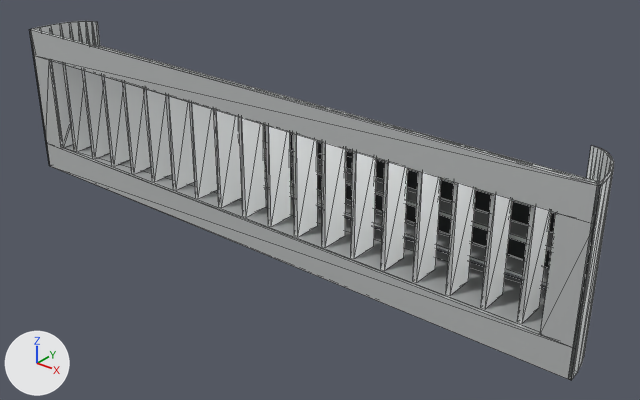
One commit to the glTF model STAIANO-3D/public/models/ecoclima/ebcv/ecoclima-ebcv-400x100.glb: the scene before it, then after it.
Before and after are seen from a 50 mm lens placed at (0.319, -0.336, 0.207), pointed at (0.026, 0.029, -0.02). Every picture has the same lights, and +X, +Y and +Z are marked at lower left. The picture after the commit comes second. Mesh edges are drawn as thin lines.

The scene before the commit, as lines of its bpy script (objects in view):
```python
ob_profile_aletta_verticale_049 = bpy.data.objects.new('Profile_aletta_verticale.049', me_profile_aletta_verticale_049)
ob_profile_aletta_verticale_049.location = (0.0, 0.0, 0.0)
ob_profile_aletta_verticale_055 = bpy.data.objects.new('Profile_aletta_verticale.055', me_profile_aletta_verticale_055)
ob_profile_aletta_verticale_055.location = (0.0, 0.0, 0.0)
ob_profile_aletta_verticale_058 = bpy.data.objects.new('Profile_aletta_verticale.058', me_profile_aletta_verticale_058)
ob_profile_aletta_verticale_058.location = (0.0, 0.0, 0.0)
ob_profile_aletta_verticale_060 = bpy.data.objects.new('Profile_aletta_verticale.060', me_profile_aletta_verticale_060)
ob_profile_aletta_verticale_060.location = (0.0, 0.0, 0.0)
ob_profile_cornice_008 = bpy.data.objects.new('Profile_cornice.008', me_profile_cornice_008)
ob_profile_cornice_008.location = (0.0, 0.0, 0.0)
ob_profile_cornice_009 = bpy.data.objects.new('Profile_cornice.009', me_profile_cornice_009)
ob_profile_cornice_009.location = (0.0, 0.0, 0.0)
ob_profile_cornice_011 = bpy.data.objects.new('Profile_cornice.011', me_profile_cornice_011)
ob_profile_cornice_011.location = (0.0, 0.0, 0.0)
ob_profile_fianco_001 = bpy.data.objects.new('Profile_fianco.001', me_profile_fianco_001)
ob_profile_fianco_001.location = (0.0, 0.0, 0.0)
ob_profile_ritorno_009 = bpy.data.objects.new('Profile_ritorno.009', me_profile_ritorno_009)
ob_profile_ritorno_009.location = (0.0, 0.0, 0.0)
# also in view: 'Profile_ritorno.010' at (-0.183, 0.021, 0.0); 'Profile_aletta_verticale.061' at (0.13, 0.012, 0.0); 'Profile_ritorno.008' at (0.0, 0.021, 0.033); 'Profile_aletta_verticale.050' at (-0.09, 0.012, 0.0); 'Profile_aletta_verticale.063' at (0.17, 0.012, 0.0)
```
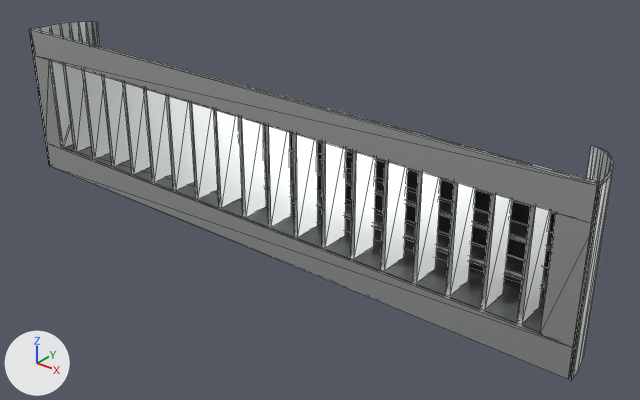
Scene script edits in JSON lines:
```json
{"op": "set", "path": "mat_profile_metallo.metallic", "old": "0.55", "new": "0.95"}
{"op": "set", "path": "mat_profile_metallo.roughness", "old": "0.42", "new": "0.36"}
```

Where the change shows, as pixel boxes (x1, y1, x2, y2) in the pictures (640 x 400 px):
```json
{"object": "Profile_cornice.008", "change": "surface changed", "before": [30, 29, 603, 224], "after": [30, 29, 603, 224]}
{"object": "Profile_cornice.009", "change": "surface changed", "before": [46, 143, 578, 380], "after": [46, 143, 578, 380]}
{"object": "Profile_ritorno.009", "change": "surface changed", "before": [64, 144, 546, 332], "after": [64, 144, 546, 332]}
{"object": "Profile_cornice.011", "change": "surface changed", "before": [540, 213, 597, 348], "after": [540, 213, 597, 348], "on screen": "darker"}
{"object": "Profile_aletta_verticale.059", "change": "surface changed", "before": [381, 161, 408, 271], "after": [381, 161, 408, 271]}
{"object": "Profile_aletta_verticale.060", "change": "surface changed", "before": [413, 171, 441, 283], "after": [413, 171, 441, 283]}
{"object": "Profile_aletta_verticale.056", "change": "surface changed", "before": [293, 134, 318, 237], "after": [293, 134, 318, 237]}
{"object": "Profile_aletta_verticale.058", "change": "surface changed", "before": [351, 152, 376, 259], "after": [351, 152, 376, 259]}
{"object": "Profile_aletta_verticale.061", "change": "surface changed", "before": [446, 182, 476, 296], "after": [446, 182, 476, 296]}
{"object": "Profile_aletta_verticale.057", "change": "surface changed", "before": [322, 142, 346, 248], "after": [322, 142, 346, 248]}
{"object": "Profile_aletta_verticale.062", "change": "surface changed", "before": [481, 193, 513, 309], "after": [481, 193, 513, 309]}
{"object": "Profile_aletta_verticale.063", "change": "surface changed", "before": [517, 205, 551, 323], "after": [517, 205, 551, 323]}
{"object": "Profile_aletta_verticale.055", "change": "surface changed", "before": [265, 125, 291, 227], "after": [265, 125, 291, 227], "on screen": "lighter"}
{"object": "Profile_aletta_verticale.054", "change": "surface changed", "before": [239, 117, 266, 217], "after": [239, 117, 266, 217], "on screen": "lighter"}
{"object": "Profile_aletta_verticale.053", "change": "surface changed", "before": [213, 109, 242, 208], "after": [213, 109, 242, 208], "on screen": "lighter"}
{"object": "Profile_aletta_verticale.052", "change": "surface changed", "before": [189, 102, 218, 199], "after": [189, 102, 218, 199], "on screen": "lighter"}
{"object": "Profile_aletta_verticale.051", "change": "surface changed", "before": [166, 95, 195, 190], "after": [166, 95, 195, 190]}
{"object": "Profile_aletta_verticale.050", "change": "surface changed", "before": [144, 89, 172, 182], "after": [144, 89, 172, 182]}
{"object": "Profile_aletta_verticale.049", "change": "surface changed", "before": [122, 82, 151, 174], "after": [122, 82, 151, 174]}
{"object": "Profile_aletta_verticale.048", "change": "surface changed", "before": [102, 76, 130, 166], "after": [102, 76, 130, 166]}
{"object": "Profile_aletta_verticale.047", "change": "surface changed", "before": [82, 70, 110, 159], "after": [82, 70, 110, 159]}
{"object": "Profile_aletta_orizzontale.016", "change": "surface changed", "before": [265, 171, 549, 287], "after": [265, 171, 549, 287]}
{"object": "Profile_aletta_orizzontale.017", "change": "surface changed", "before": [264, 142, 553, 251], "after": [264, 142, 553, 251]}
{"object": "Profile_cornice.010", "change": "surface changed", "before": [33, 56, 64, 149], "after": [33, 56, 64, 149]}
{"object": "Profile_fianco", "change": "surface changed", "before": [29, 21, 100, 166], "after": [29, 21, 100, 166]}
{"object": "Profile_ritorno.008", "change": "surface changed", "before": [94, 45, 595, 182], "after": [94, 45, 595, 182]}
{"object": "Profile_aletta_orizzontale.018", "change": "surface changed", "before": [264, 125, 556, 214], "after": [264, 125, 556, 214]}
```
